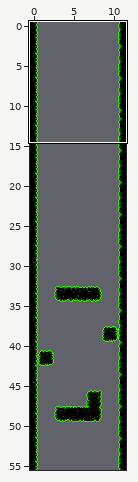
Level history. Tiled map: tiled/tmx/green/green_first.tmx. Above, an overview of the earlier version with the close-up marked.
Close-up. As it was:
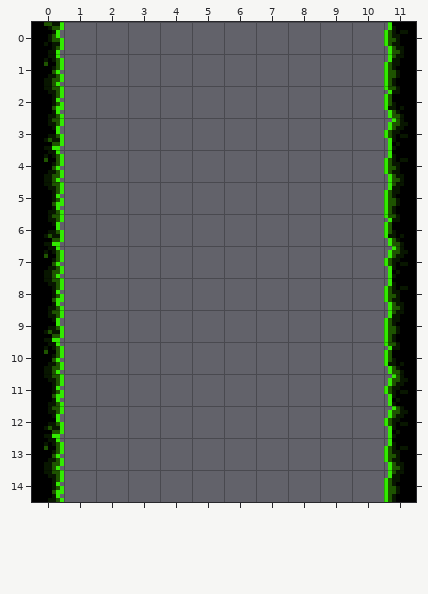
Cells are 8x8 px. Shown: x 0..11, y 0..14.
And afterwards:
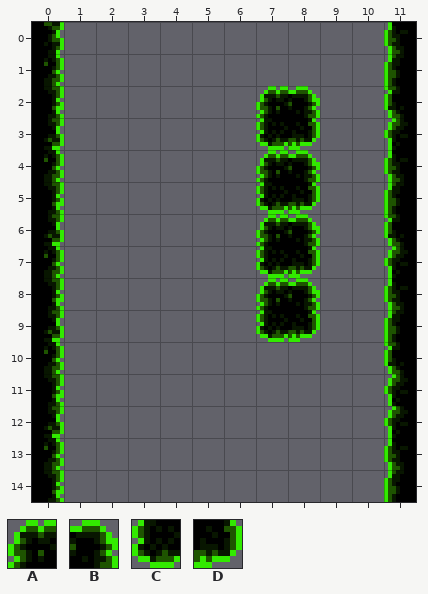
Key: from "tiles_green": A 8, B 9, C 26, D 27.
_ is an empty cell, . an unchanged one.
The edit:
--- layer "Tile Layer 1"
@@ x 7..8 @@
- 2 __
- 3 __
- 4 __
- 5 __
- 6 __
- 7 __
- 8 __
- 9 __
+ 2 AB
+ 3 CD
+ 4 AB
+ 5 CD
+ 6 AB
+ 7 CD
+ 8 AB
+ 9 CD
Boxes around the changes in both close-ups, in picture pixels (x1, y1, x2, y2):
added: (256, 86, 320, 342)
